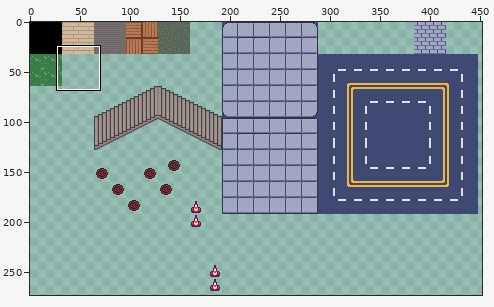
A sprite sheet gets an edit: tiles/Floors.png. The picture above shows the old version from afar; the outline marks the close-up.
Close-up. Old version:
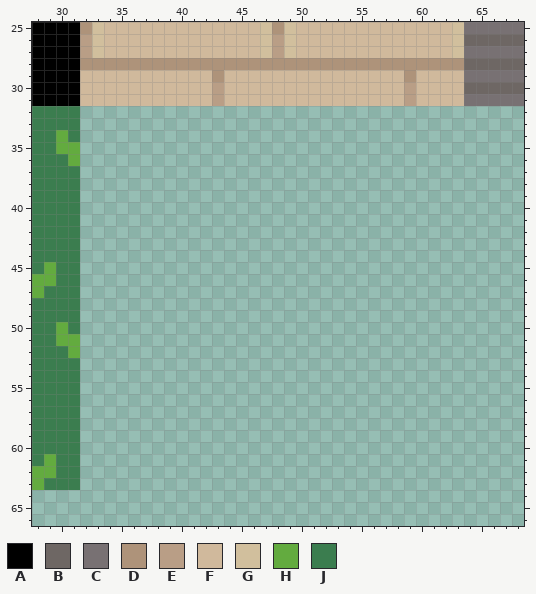
The file is 512x512 pixels. Pixels under 10% opacity are left out. Colours within 5 levels of each other are drawn and written as one. Shown: x 28..68, y 25..66. The wide view leaves out empty margins.
Palette (. is transparent): A #000000  B #6e6764  C #787173  D #ae937a  E #b99e86  F #d0b99c  G #d1bf9d  H #63ab3f  J #3b7d4f
Pixels before, first column x 28:
25 AAAADGFFFFFFFFFFFFFGDGFFFFFFFFFFFFFGCCCCC
26 AAAAEGFFFFFFFFFFFFFGEGFFFFFFFFFFFFFGBBBBB
27 AAAAEGFFFFFFFFFFFFFGEGFFFFFFFFFFFFFGCCCCC
28 AAAADDDDDDDDDDDDDDDDDDDDDDDDDDDDDDDDBBBBB
29 AAAAFFFFFFFFFFFDFFFFFFFFFFFFFFFDFFFFCCCCC
30 AAAAFFFFFFFFFFFEFFFFFFFFFFFFFFFEFFFFBBBBB
31 AAAAFFFFFFFFFFFEFFFFFFFFFFFFFFFEFFFFCCCCC
32 JJJJ.....................................
33 JJJJ.....................................
34 JJHJ.....................................
35 JJHH.....................................
36 JJJH.....................................
37 JJJJ.....................................
38 JJJJ.....................................
39 JJJJ.....................................
40 JJJJ.....................................
41 JJJJ.....................................
42 JJJJ.....................................
43 JJJJ.....................................
44 JJJJ.....................................
45 JHJJ.....................................
46 HHJJ.....................................
47 HJJJ.....................................
48 JJJJ.....................................
49 JJJJ.....................................
50 JJHJ.....................................
51 JJHH.....................................
52 JJJH.....................................
53 JJJJ.....................................
54 JJJJ.....................................
55 JJJJ.....................................
56 JJJJ.....................................
57 JJJJ.....................................
58 JJJJ.....................................
59 JJJJ.....................................
60 JJJJ.....................................
61 JHJJ.....................................
62 HHJJ.....................................
63 HJJJ.....................................
After the commit:
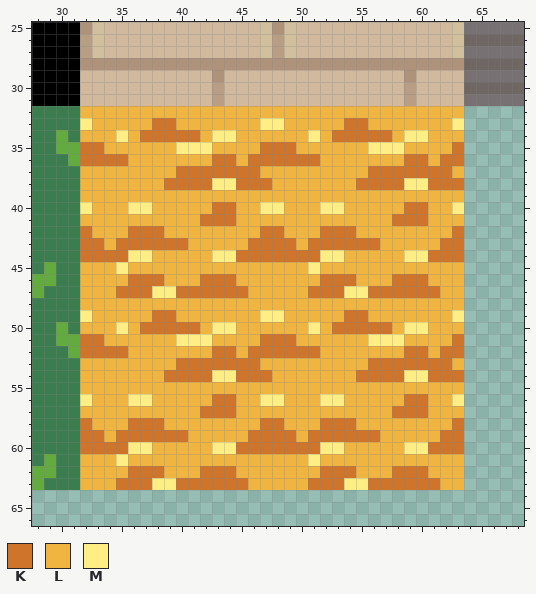
Colours new in this view: K #cf752b  L #f0b541  M #ffee83
The exact change:
y 32: x 32..63 ................................ -> LLLLLLLLLLLLLLLLLLLLLLLLLLLLLLLL
y 33: x 32..63 ................................ -> MLLLLLKKLLLLLLLMMLLLLLKKLLLLLLLM
y 34: x 32..63 ................................ -> LLLMLKKKKKLMMLLLLLLMLKKKKKLMMLLL
y 35: x 32..63 ................................ -> KKLLLLLLMMMLLLLKKKLLLLLLMMMLLLLK
y 36: x 32..63 ................................ -> KKKKLLLLLLLKKLKKKKKKLLLLLLLKKLKK
y 37: x 32..63 ................................ -> LLLLLLLLKKKKKKKLLLLLLLLLKKKKKKKL
y 38: x 32..63 ................................ -> LLLLLLLKKKKMMKKKLLLLLLLKKKKMMKKK
y 39: x 32..63 ................................ -> LLLLLLLLLLLLLLLLLLLLLLLLLLLLLLLL
y 40: x 32..63 ................................ -> MLLLMMLLLLLKKLLMMLLLMMLLLLLKKLLM
y 41: x 32..63 ................................ -> LLLLLLLLLLKKKLLLLLLLLLLLLLKKKLLL
y 42: x 32..63 ................................ -> KLLLKKKLLLLLLLLKKLLLKKKLLLLLLLLK
y 43: x 32..63 ................................ -> KKLKKKKKKLLLLLKKKKLKKKKKKLLLLLKK
y 44: x 32..63 ................................ -> KKKKMMLLLLLMMKKKKKKKMMLLLLLMMKKK
y 45: x 32..63 ................................ -> LLLMLLLLLLLLLLLLLLLMLLLLLLLLLLLL
y 46: x 32..63 ................................ -> LLLLKKKLLLKKKLLLLLLLKKKLLLKKKLLL
y 47: x 32..63 ................................ -> LLLKKKMMKKKKKKLLLLLKKKMMKKKKKKLL
y 48: x 32..63 ................................ -> LLLLLLLLLLLLLLLLLLLLLLLLLLLLLLLL
y 49: x 32..63 ................................ -> MLLLLLKKLLLLLLLMMLLLLLKKLLLLLLLM
y 50: x 32..63 ................................ -> LLLMLKKKKKLMMLLLLLLMLKKKKKLMMLLL
y 51: x 32..63 ................................ -> KKLLLLLLMMMLLLLKKKLLLLLLMMMLLLLK
y 52: x 32..63 ................................ -> KKKKLLLLLLLKKLKKKKKKLLLLLLLKKLKK
y 53: x 32..63 ................................ -> LLLLLLLLKKKKKKKLLLLLLLLLKKKKKKKL
y 54: x 32..63 ................................ -> LLLLLLLKKKKMMKKKLLLLLLLKKKKMMKKK
y 55: x 32..63 ................................ -> LLLLLLLLLLLLLLLLLLLLLLLLLLLLLLLL
y 56: x 32..63 ................................ -> MLLLMMLLLLLKKLLMMLLLMMLLLLLKKLLM
y 57: x 32..63 ................................ -> LLLLLLLLLLKKKLLLLLLLLLLLLLKKKLLL
y 58: x 32..63 ................................ -> KLLLKKKLLLLLLLLKKLLLKKKLLLLLLLLK
y 59: x 32..63 ................................ -> KKLKKKKKKLLLLLKKKKLKKKKKKLLLLLKK
y 60: x 32..63 ................................ -> KKKKMMLLLLLMMKKKKKKKMMLLLLLMMKKK
y 61: x 32..63 ................................ -> LLLMLLLLLLLLLLLLLLLMLLLLLLLLLLLL
y 62: x 32..63 ................................ -> LLLLKKKLLLKKKLLLLLLLKKKLLLKKKLLL
y 63: x 32..63 ................................ -> LLLKKKMMKKKKKKLLLLLKKKMMKKKKKKLL
Changed places in both close-ups, as pixel boxes (x1, y1, x2, y2):
added: (80, 106, 464, 490)
